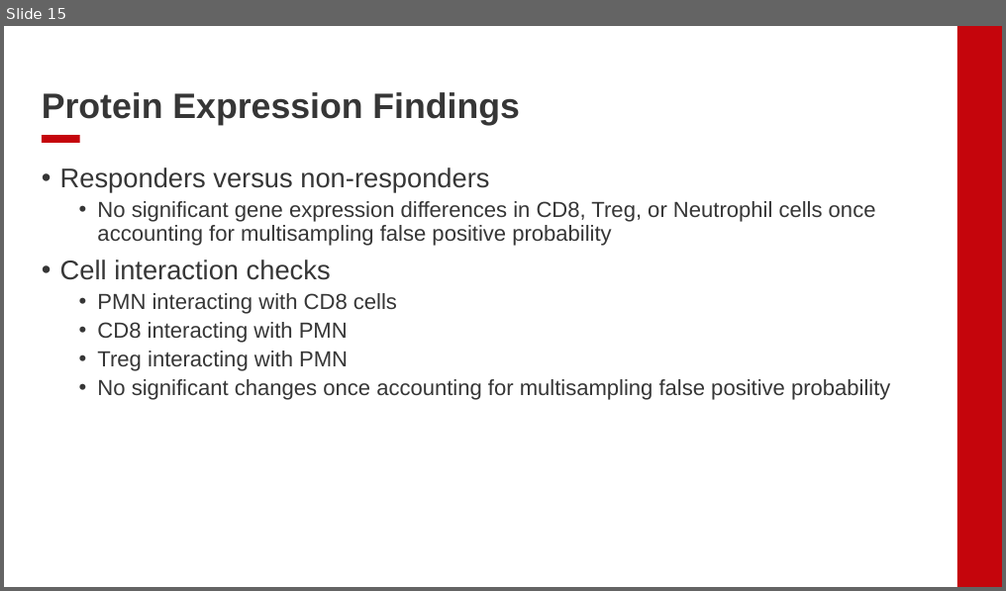
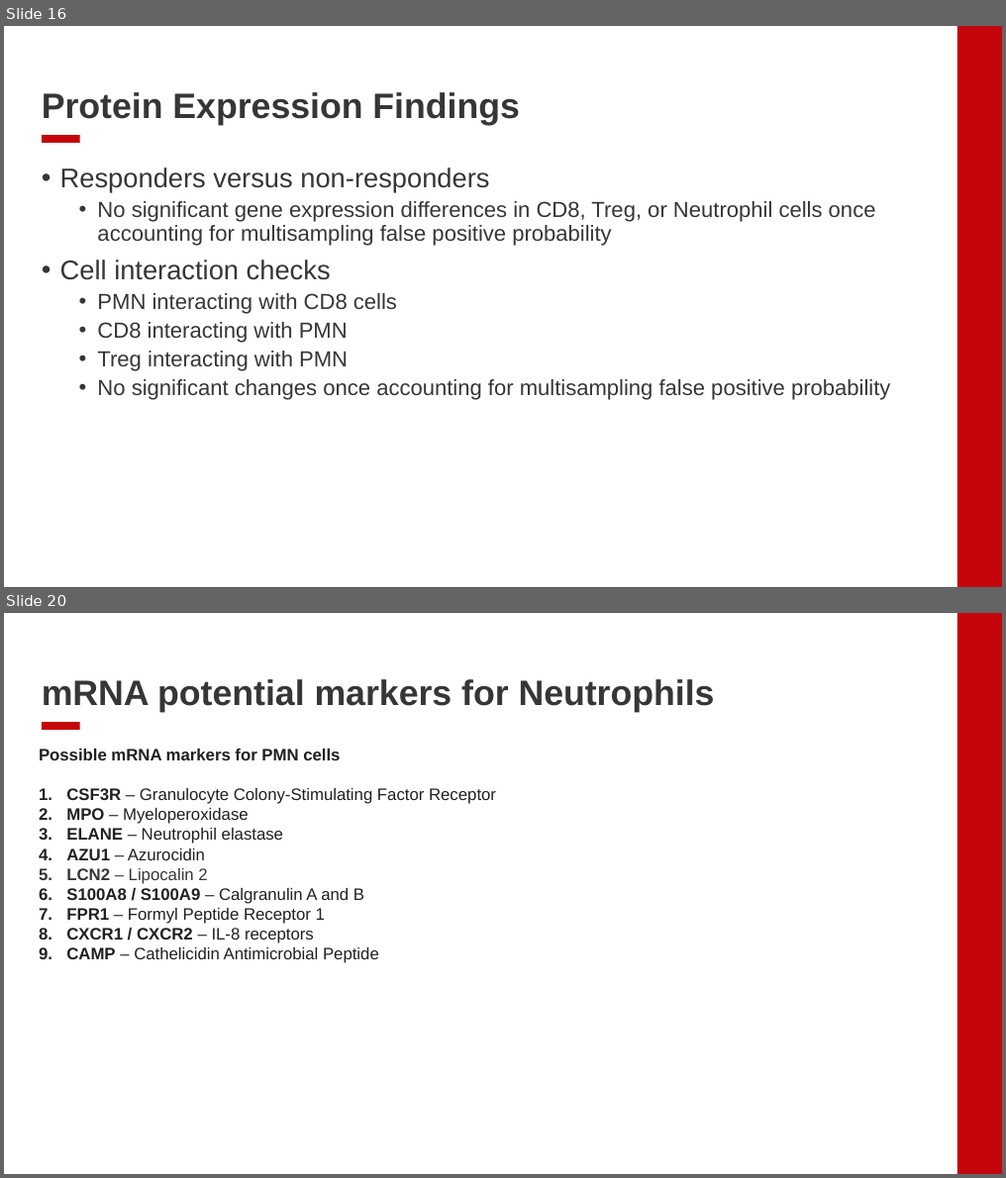
Before and after one commit to EDJohns/2025-Dinh-Lab-Research-Project, a slide deck: Shapiro 2025 Project/Weekly Updates/Lab Meeting Presentation 7_22_25.pptx. Shown one above the other, each under a label of ours: slide 15 before the commit, slides 16 and 20 after it; the slides between them are not shown. The pictures are 1006x591 and 1006x1178 pixels, drawn with LibreOffice and Linux fonts; fonts in the diff are those of the drawing; background and template pictures are left out. Boxes give left, top, right and bottom in pixels: in the first picture for what was removed or moved away, otherwise in the second. Text is boxed around its words. In the diff, an @@ line names an element or a change of style, - is before the commit and + after.

```diff
--- a/Shapiro 2025 Project/Weekly Updates/Lab Meeting Presentation 7_22_25.pptx
+++ b/Shapiro 2025 Project/Weekly Updates/Lab Meeting Presentation 7_22_25.pptx
@@ slide 20 added at bbox=[4, 613, 1002, 1174], background #FFFFFF; not listed: 2 template elements that a slide beside it also shows @@
@@ title added at bbox=[42, 679, 715, 712], 34 pt, text #363636, bold @@
+mRNA potential markers for Neutrophils
@@ text added at bbox=[39, 749, 496, 963], 16 pt, text #202020 @@
+Possible mRNA markers for PMN cells
+1. CSF3R – Granulocyte Colony-Stimulating Factor Receptor
+2. MPO – Myeloperoxidase
+3. ELANE – Neutrophil elastase
+4. AZU1 – Azurocidin
+5. LCN2 – Lipocalin 2
+6. S100A8 / S100A9 – Calgranulin A and B
+7. FPR1 – Formyl Peptide Receptor 1
+8. CXCR1 / CXCR2 – IL-8 receptors
+9. CAMP – Cathelicidin Antimicrobial Peptide
@@ what was slide 15 is now slide 16 @@
```
Also in this commit, not shown: 6 slides changed, 6 other slides added.
